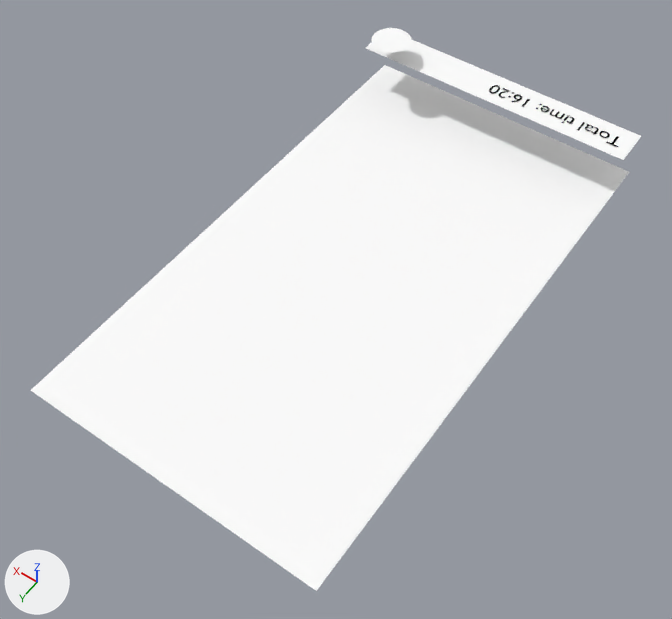
The Blender file design/design-reboot.blend as it was, and as the next commit left it.
One viewpoint serves both versions: a 50 mm camera at (-1.69, 13.36, 11.07) aimed at (3.33, 6.32, 0.0). The lights are fixed; the arrows at lower left show +X, +Y and +Z. Text is drawn in Blender's own font.

Objects in the first picture: 'Bottom App Bar', 'Phone', 'Start Button'.
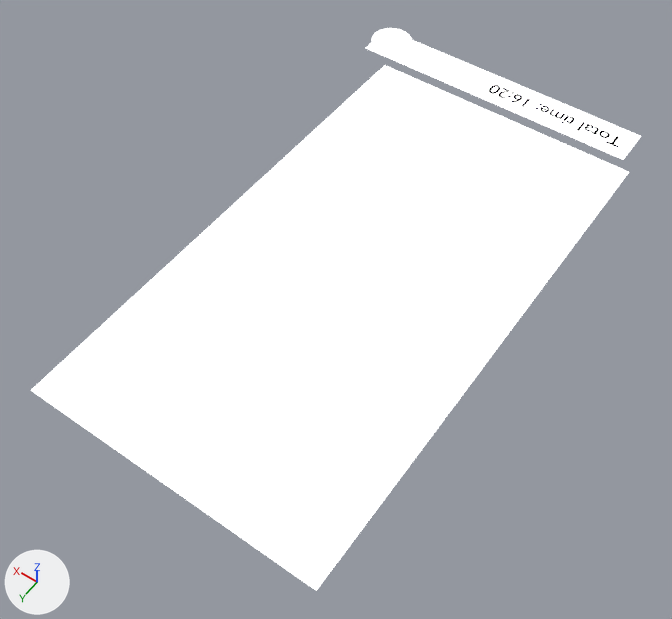
Commit message: Update wireframes with Material Design environment

What changed in the scene script:
```text
Change mat_material:
    add n2 = _N.new('ShaderNodeRGBCurve'); n2.name = 'RGB Curves'
    add _c = n2.mapping.curves[3]
    add while len(_c.points) > 2: _c.points.remove(_c.points[-1])
    add _c.points[0].location = (0.0, 0.0); _c.points[0].handle_type = 'AUTO'
    add _c.points[1].location = (0.2, 0.2); _c.points[1].handle_type = 'AUTO'
    add _p = _c.points.new(0.5, 0.988); _p.handle_type = 'AUTO'
    add n2.mapping.update()
    add n2.inputs[1].default_value = (0.7, 0.7, 0.7, 1.0)  # 'Color', light grey #dadada
    where n0 = _N.new('ShaderNodeOutputMaterial'); n0.name = 'Material Output'
    remove n1 = _N.new('ShaderNodeBsdfDiffuse'); n1.name = 'Diffuse BSDF'
    remove n1.inputs[0].default_value = (1.0, 1.0, 1.0, 1.0)  # 'Color', white #ffffff
    remove _L.new(n1.outputs[0], n0.inputs[0])  # 'BSDF' to 'Surface'
    add _L.new(n2.outputs[0], n0.inputs[0])  # 'Color' to 'Surface'
```

What differs and where, as boxes [x1, y1, x2, y2] in the pictures (672 x 619 px):
'Phone', recoloured
    both: [31, 65, 629, 591]
'Bottom App Bar', recoloured
    both: [366, 40, 641, 160]
